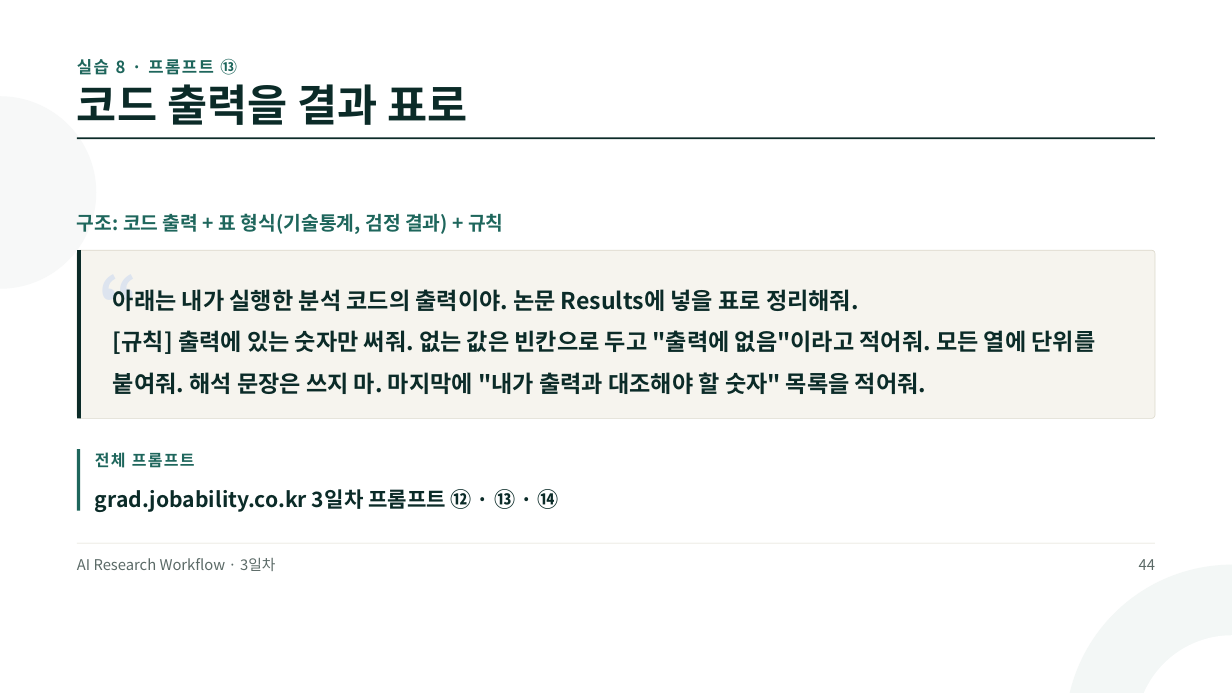
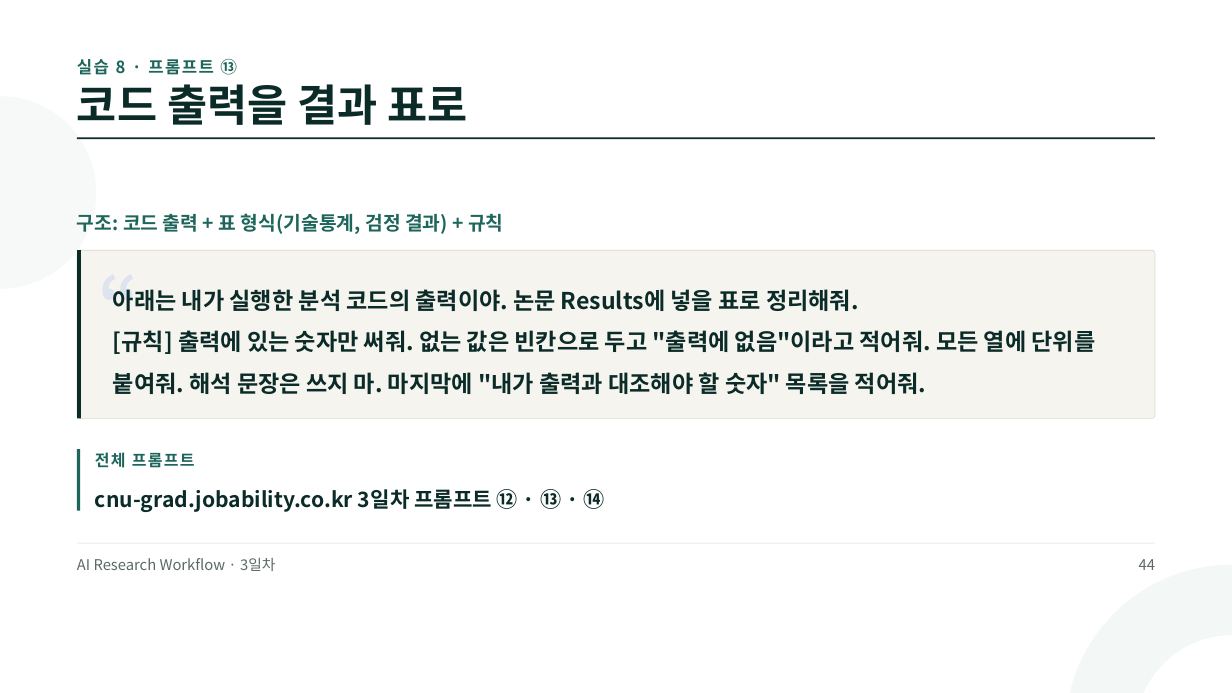
Before and after one commit to jungaistar/materials, a slide deck: slide 44 of grad/grad_day3.pptx. Drawn at 1232x693 pixels with LibreOffice and Linux fonts; fonts in the diff are those of the drawing. Boxes give left, top, right and bottom in pixels: in the first picture for what was removed or moved away, otherwise in the second. Text is boxed around its words. In the diff, an @@ line names an element or a change of style, - is before the commit and + after.

Commit message:
grad 강의 PT 3~5일차 갱신

```diff
--- a/grad/grad_day3.pptx
+++ b/grad/grad_day3.pptx
@@ text at (95, 489, 605, 512): text changed @@
-grad.jobability.co.kr 3일차 프롬프트 ⑫ · ⑬ · ⑭
+cnu-grad.jobability.co.kr 3일차 프롬프트 ⑫ · ⑬ · ⑭
```
Also in this commit, not shown: 8 other slides changed, 5 other files.
